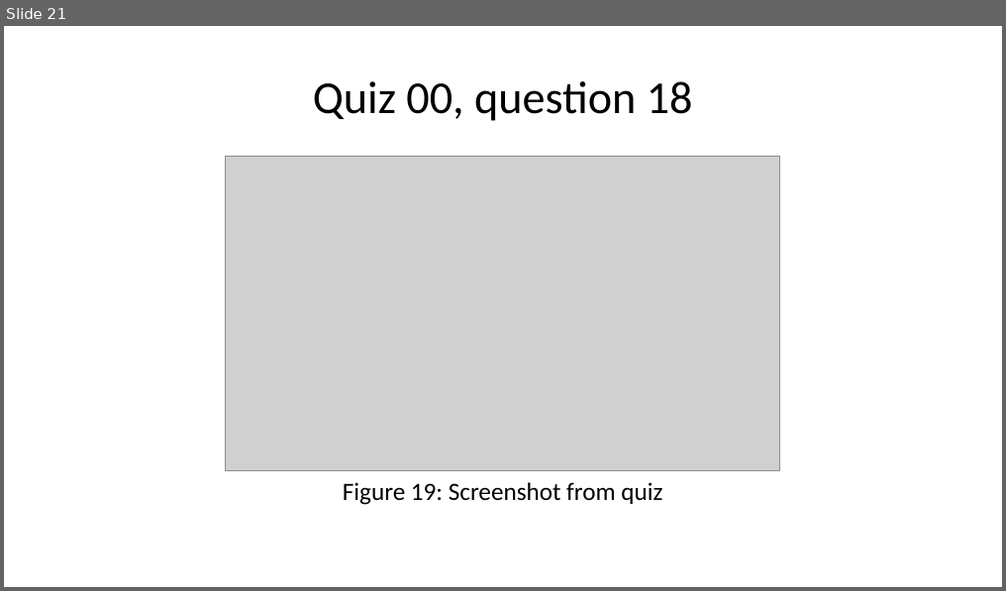
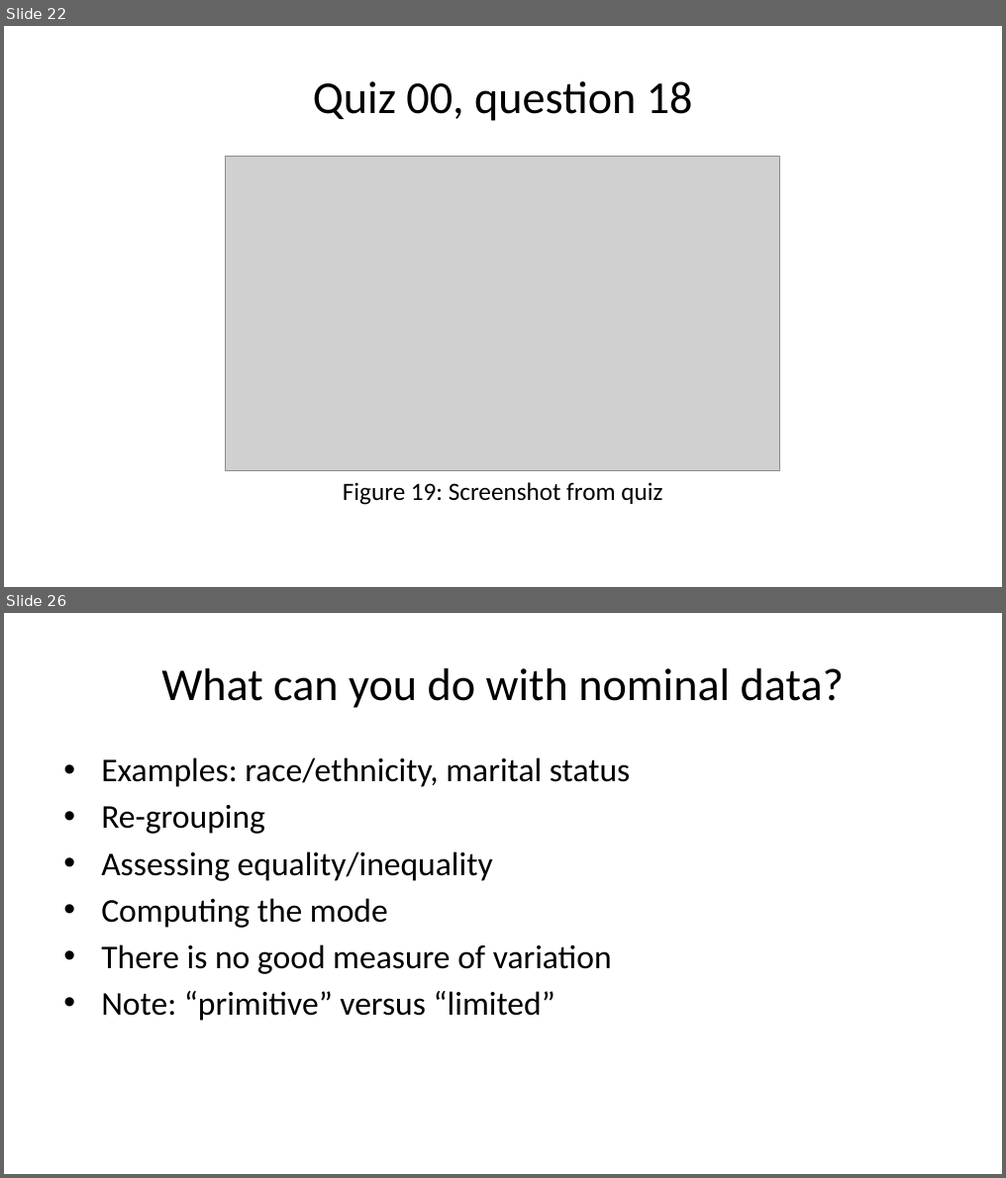
Before and after one commit to pmean/classes, a slide deck: biostats-1/src/week-02.pptx. Shown one above the other, each under a label of ours: slide 21 before the commit, slides 22 and 26 after it; the slides between them are not shown. The pictures are 1006x591 and 1006x1178 pixels, drawn with LibreOffice and Linux fonts; fonts in the diff are those of the drawing; grey boxes stand for pictures. Boxes give left, top, right and bottom in pixels: in the first picture for what was removed or moved away, otherwise in the second. Text is boxed around its words. In the diff, an @@ line names an element or a change of style, - is before the commit and + after.

```diff
--- a/biostats-1/src/week-02.pptx
+++ b/biostats-1/src/week-02.pptx
@@ slide 26 added at [4,613,1002,1174], background #FFFFFF @@
@@ title added at [161,668,844,708], 33 pt, text #000000 @@
+What can you do with nominal data?
@@ text added at [101,758,630,1021], 24 pt, text #000000 @@
+• Examples: race/ethnicity, marital status
+• Re-grouping
+• Assessing equality/inequality
+• Computing the mode
+• There is no good measure of variation
+• Note: “primitive” versus “limited”
@@ what was slide 21 is now slide 22 @@
```
Also in this commit, not shown: 6 other slides added, 1 other file.
